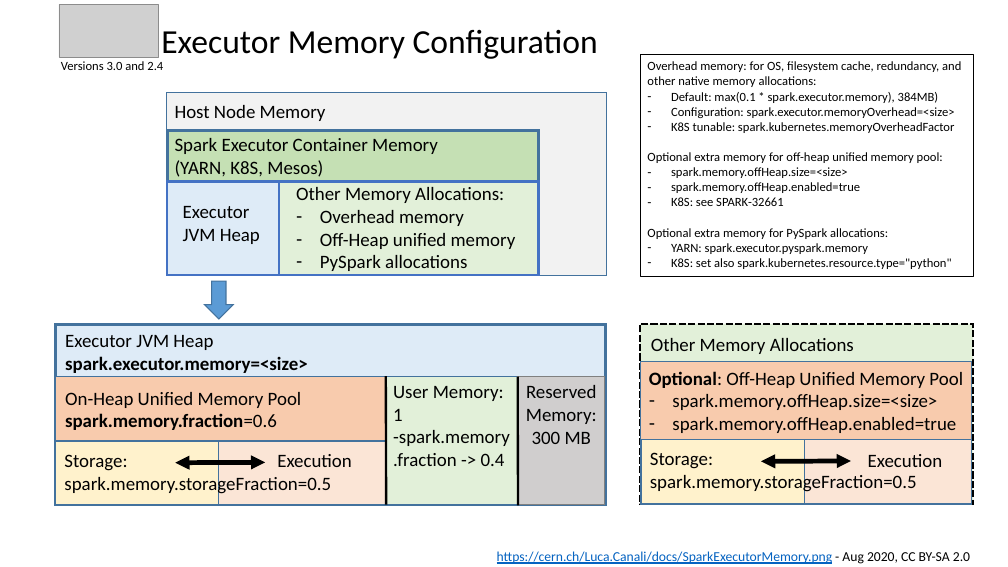
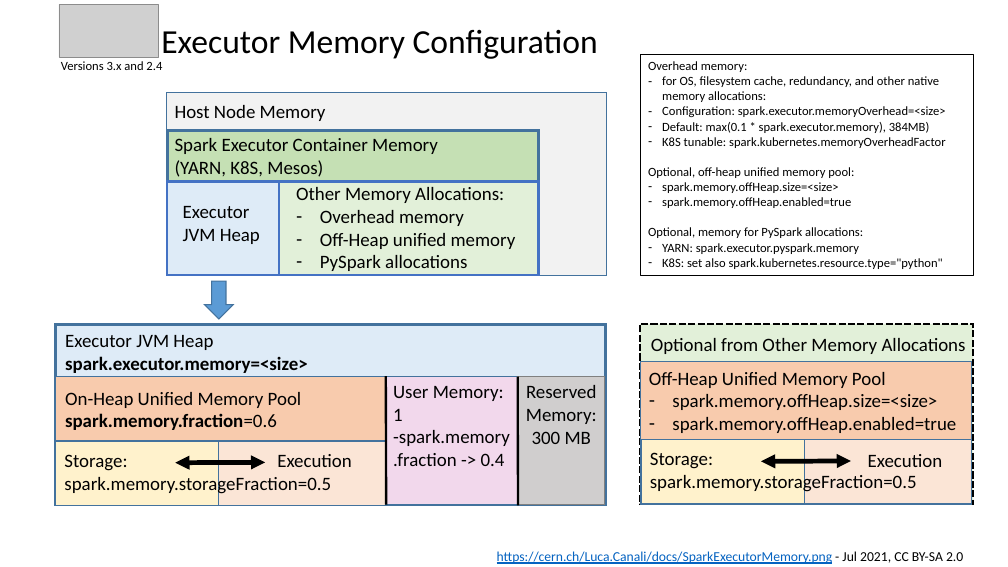
Before and after one commit to LucaCanali/Miscellaneous, a slide deck: slide 1 of Spark_Notes/SparkExecutorMemory.pptx. Drawn at 1008x567 pixels with LibreOffice and Linux fonts; fonts in the diff are those of the drawing; grey boxes stand for pictures. Boxes give left, top, right and bottom in pixels: in the first picture for what was removed or moved away, otherwise in the second. Text is boxed around its words. In the diff, an @@ line names an element or a change of style, - is before the commit and + after.

Commit message:
minor update to SparkExecutorMemory.pptx

```diff
--- a/Spark_Notes/SparkExecutorMemory.pptx
+++ b/Spark_Notes/SparkExecutorMemory.pptx
@@ text at <box>61,61,162,70</box>: text changed @@
-Versions 3.0 and 2.4
+Versions 3.x and 2.4
@@ text in rectangle at <box>648,61,946,117</box>: text changed @@
-Overhead memory: for OS, filesystem cache, redundancy, and other native memory allocations:
+Overhead memory:
+– for OS, filesystem cache, redundancy, and other native memory allocations:
+– Configuration: spark.executor.memoryOverhead=<size>
@@ text in rectangle at <box>671,107,955,118</box>: paragraph removed @@
-– Configuration: spark.executor.memoryOverhead=<size>
@@ text in rectangle at <box>662,122,946,269</box>: indent changed @@
@@ text in rectangle at <box>648,167,854,178</box>: text changed @@
-Optional extra memory for off-heap unified memory pool:
+Optional, off-heap unified memory pool:
@@ text in rectangle at <box>648,227,863,238</box>: text changed @@
-– K8S: see SPARK-32661
-Optional extra memory for PySpark allocations:
+Optional, memory for PySpark allocations:
@@ text at <box>651,338,966,354</box>: text changed @@
-Other Memory Allocations
+Optional from Other Memory Allocations
@@ rectangle at <box>386,377,519,505</box>: fill #E2F0D9 to #F2D8EC @@
@@ text at <box>649,372,886,388</box>: text changed @@
-Optional: Off-Heap Unified Memory Pool
+Off-Heap Unified Memory Pool
@@ text at <box>497,551,963,564</box>: text changed @@
-https://cern.ch/Luca.Canali/docs/SparkExecutorMemory.png - Aug 2020, CC BY-SA 2.0
+https://cern.ch/Luca.Canali/docs/SparkExecutorMemory.png - Jul 2021, CC BY-SA 2.0
```
